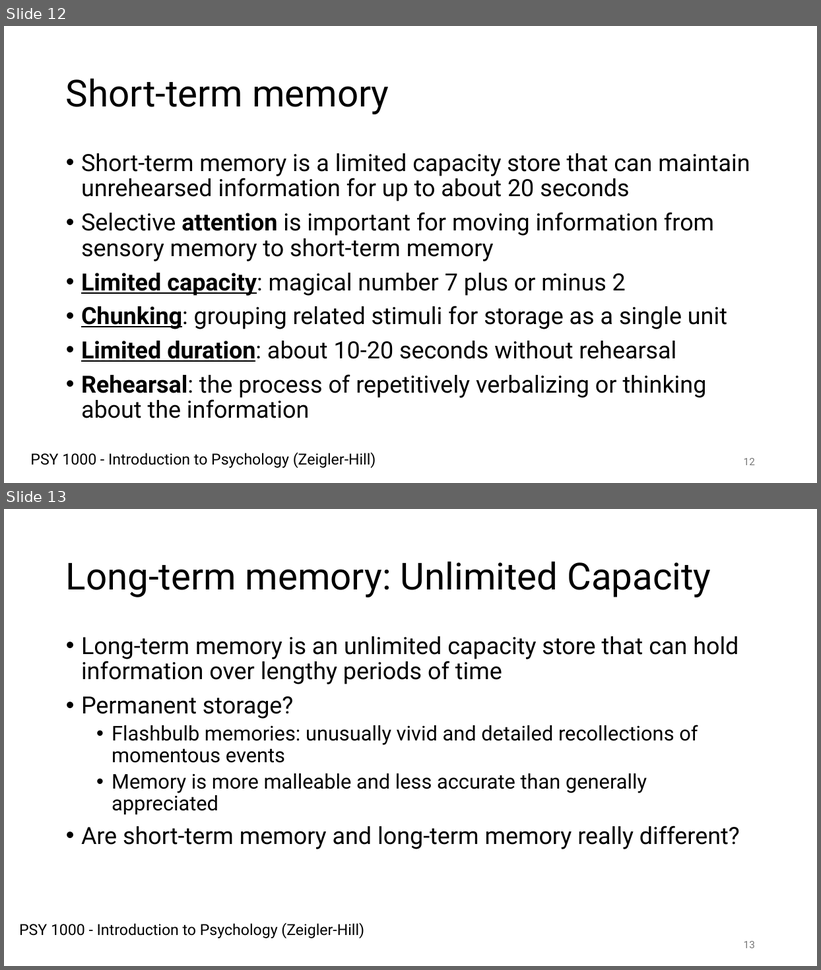
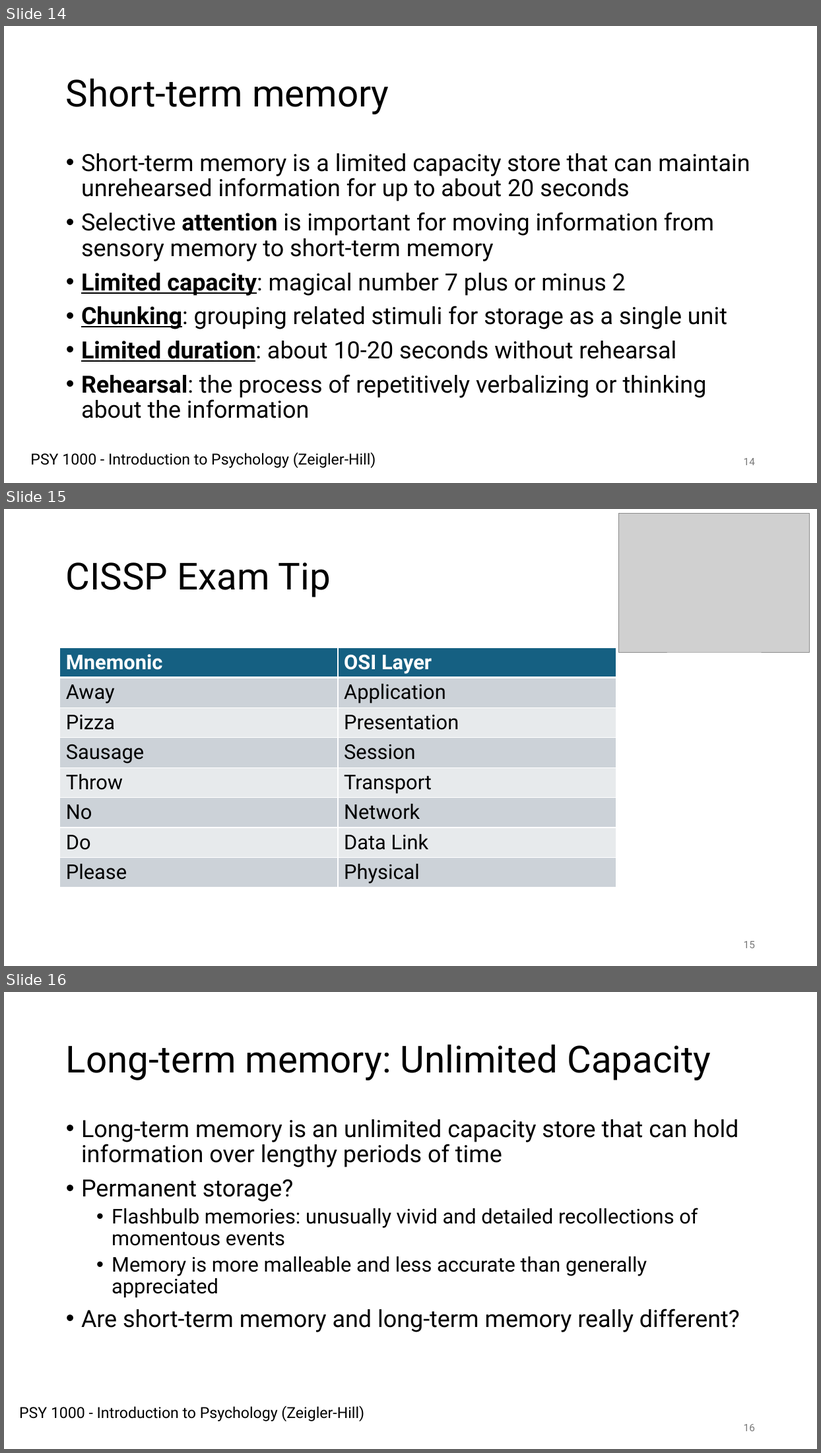
Before and after one commit to dan-pi/presentations, a slide deck: Dan’s Certification Journey - Part 1.pptx. Shown one above the other, each under a label of ours: slides 12 and 13 before the commit, slides 14, 15 and 16 after it. The pictures are 821x970 and 821x1453 pixels, drawn with LibreOffice and Linux fonts; fonts in the diff are those of the drawing; grey boxes stand for pictures. Boxes give left, top, right and bottom in pixels: in the first picture for what was removed or moved away, otherwise in the second. Text is boxed around its words. In the diff, an @@ line names an element or a change of style, - is before the commit and + after.

```diff
--- a/Dan’s Certification Journey - Part 1.pptx
+++ b/Dan’s Certification Journey - Part 1.pptx
@@ slide 15 added at (4, 509, 817, 966), background #FFFFFF @@
@@ picture added at (619, 513, 811, 652) @@
@@ title added at (66, 562, 331, 597), 44 pt, text #000000 @@
+CISSP Exam Tip
@@ table added at (60, 648, 616, 891), 8 rows, 2 columns @@
+Mnemonic | OSI Layer
+Away | Application
+Pizza | Presentation
+Sausage | Session
+Throw | Transport
+No | Network
+Do | Data Link
+Please | Physical
@@ page number added at (744, 941, 755, 949), 12 pt, text #797979 @@
+15
@@ what was slide 12 is now slide 14 @@
@@ page number at (744, 458, 755, 466): text changed @@
-12
+14
@@ what was slide 13 is now slide 16 @@
@@ page number at (744, 1424, 755, 1432): text changed @@
-13
+16
```
Also in this commit, not shown: 1 slide changed, 3 other slides added.
